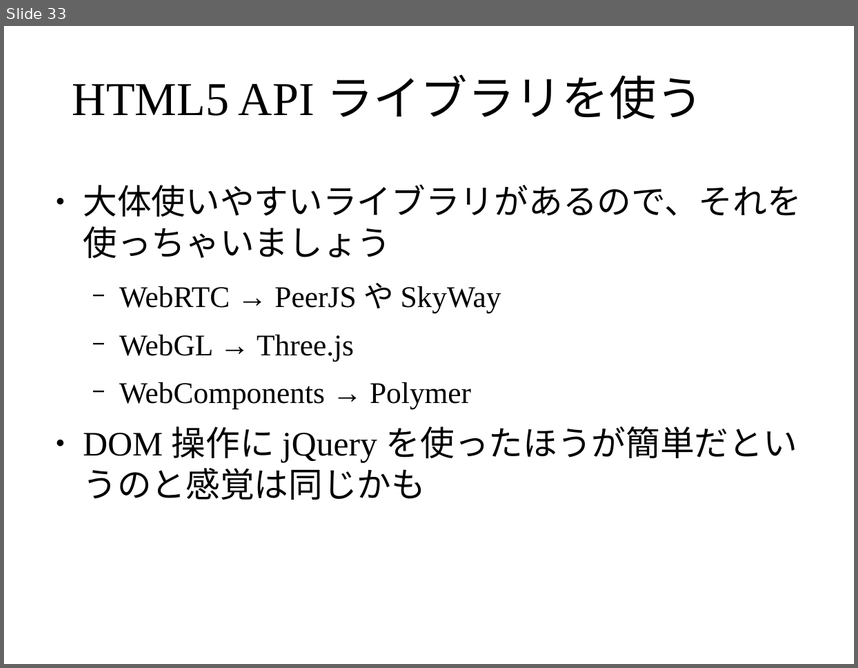
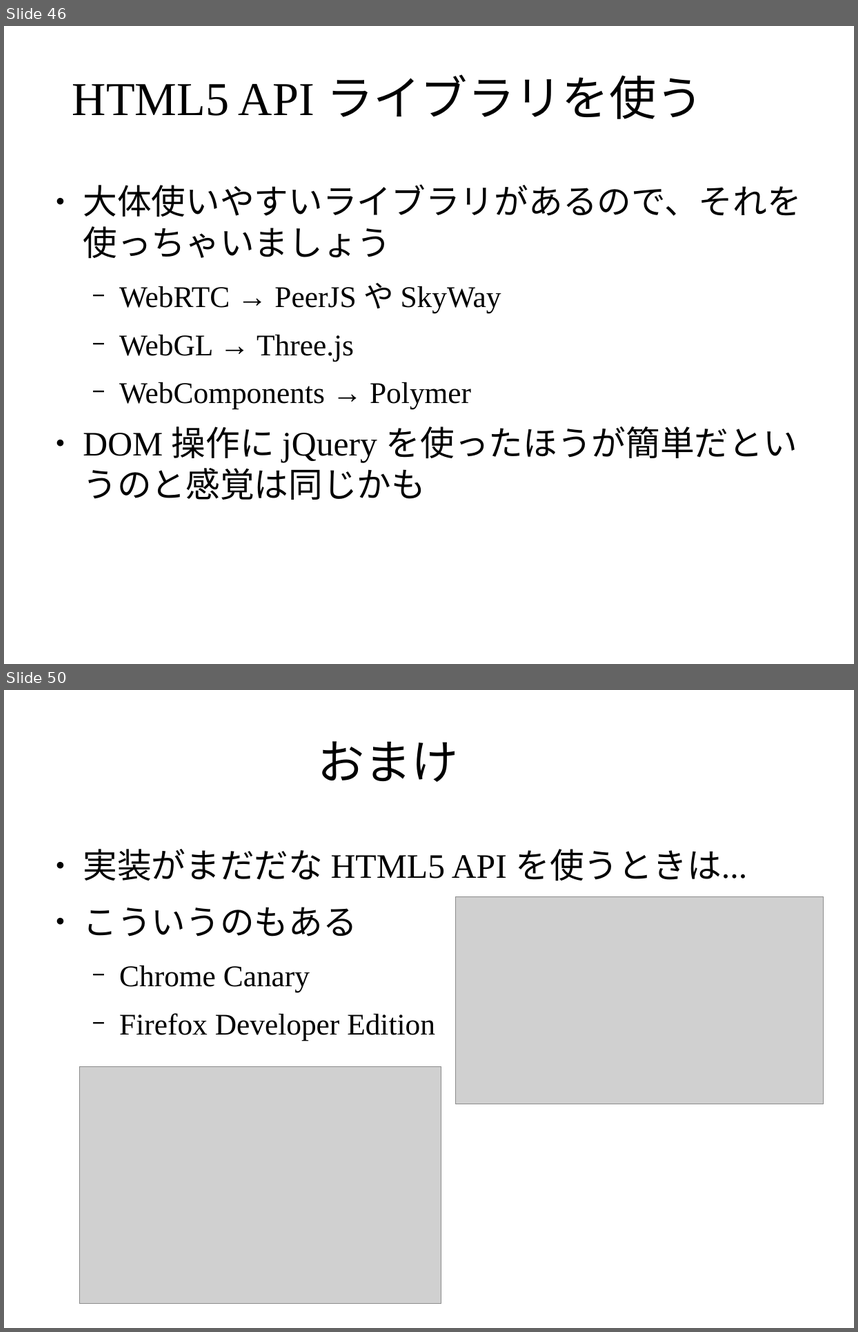
Before and after one commit to masakura/slides, a slide deck: html5jk#1/slide2.odp. Shown one above the other, each under a label of ours: slide 33 before the commit, slides 46 and 50 after it; the slides between them are not shown. The pictures are 858x668 and 858x1332 pixels, drawn with LibreOffice and Linux fonts; fonts in the diff are those of the drawing; grey boxes stand for pictures; background and template pictures are left out. Boxes give left, top, right and bottom in pixels: in the first picture for what was removed or moved away, otherwise in the second. Text is boxed around its words. In the diff, an @@ line names an element or a change of style, - is before the commit and + after.

```diff
--- a/html5jk#1/slide2.odp
+++ b/html5jk#1/slide2.odp
@@ slide 50 added at (4, 690, 854, 1328), background picture (left out) @@
@@ title added at (317, 741, 459, 782), 44 pt, text #000000 @@
+おまけ
@@ text added at (83, 849, 748, 1041), 28 pt, text #000000 @@
+● 実装がまだだな HTML5 API を使うときは...
+● こういうのもある
+  − Chrome Canary
+  − Firefox Developer Edition
@@ picture added at (456, 897, 824, 1104) @@
@@ picture added at (80, 1067, 441, 1303) @@
@@ what was slide 33 is now slide 46 @@
```
Also in this commit, not shown: 5 slides changed, 18 other slides added.
